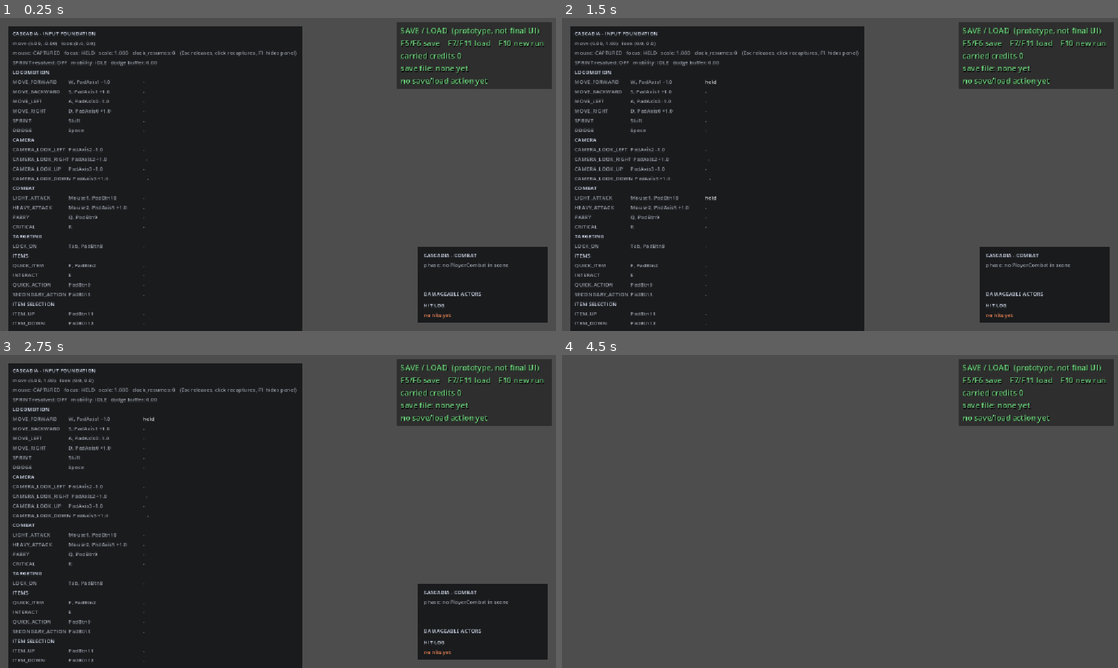
Above: before the commit, frames 1-4 (two rows, left to right).
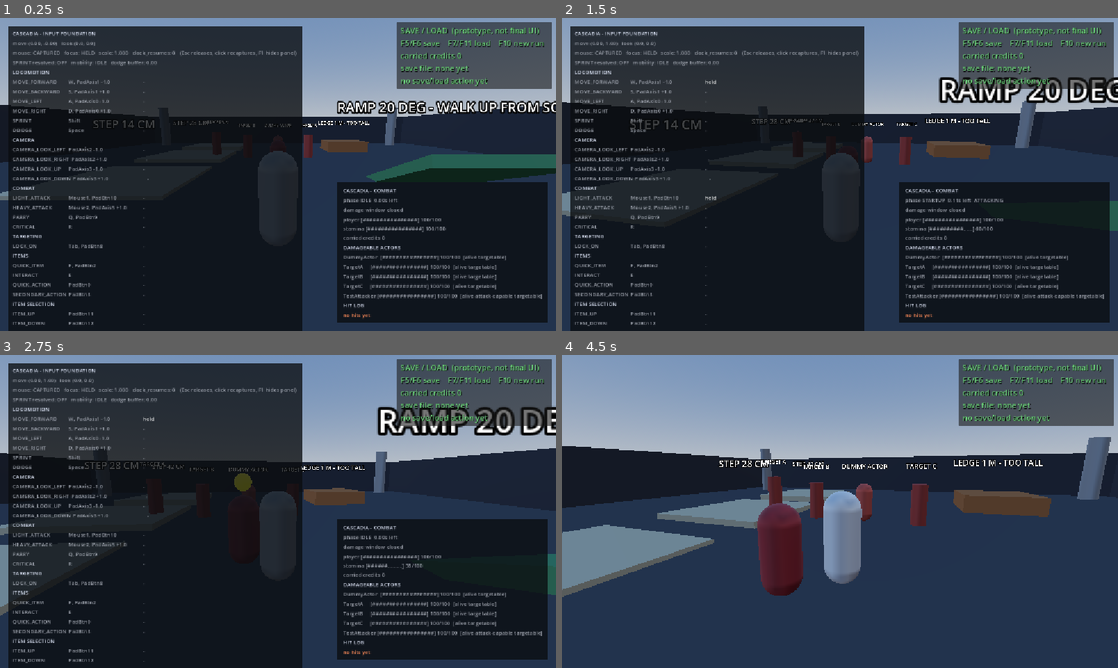
Above: after the commit, the same moments.

Repository: thom-baum/CascadiaPrototype2
Game: Godot game, scene res://main.tscn
The game is run twice, just before and just after one commit, with the same random seed, the same clock (stepped at 60 frames per second) and the same inputs.
Inputs (mouse positions are in pixels of both pictures, inside the frame that each line leads up to):
- Up to frame 1 (0.25 s): no input
- Up to frame 2 (1.5 s): tap Enter at 0.5 s; move the mouse to (867, 174) at 0.52 s; hold W (move_forward) from 0.53 s (still down); tap Space (dodge) at 0.6 s; click (867, 174) at 0.67 s; move the mouse to (812, 174) at 1.27 s; tap R (critical) at 1.35 s; click (812, 174) at 1.42 s
- Up to frame 3 (2.75 s): keep holding W (move_forward); tap Space (dodge) at 1.55, 2.1 s; move the mouse to (289, 505) at 2.02 s; click (289, 505) at 2.17 s
- Up to frame 4 (4.5 s): keep holding W (move_forward); move the mouse to (834, 517) at 2.77 s; right-click (834, 517) at 2.85 s; click (834, 517) at 2.92 s; tap Space (dodge) at 3.05, 3.8 s; move the mouse to (878, 514) at 3.52 s; tap E (interact) at 3.6 s; click (878, 514) at 3.67 s; tap F1 (toggle_debug_overlay) at 4.15 s; move the mouse to (795, 508) at 4.27 s; click (795, 508) at 4.35 s

The runs differ from the first frame. In frame 1, 52% of the frame differs, in the area x 0-100%, y 0-100%; in frame 2, 52%; in frame 3, 52%; in frame 4, 98%.

Commit message:
Fix empty main scene and mouse look consumed by the debug overlay

Diff:
--- a/main.tscn
+++ b/main.tscn
@@ -1,6 +1,7 @@
 [gd_scene format=3 uid="uid://bfbf3uq4w4kmk"]
 
 [ext_resource type="Script" uid="uid://camntx7bvwg6y" path="res://scripts/input/cascadia_input.gd" id="1_input"]
+[ext_resource type="PackedScene" uid="uid://df8ea1miy4a5l" path="res://scenes/test_environment.tscn" id="2_env"]
 [ext_resource type="Script" uid="uid://bil8eo050seek" path="res://scripts/diagnostics/input_debug_overlay.gd" id="3_overlay"]
 [ext_resource type="Script" uid="uid://be3ovofi6o707" path="res://scripts/diagnostics/hit_feedback_debug.gd" id="5_7mycd"]
 [ext_resource type="Script" uid="uid://dsl3ib46tw8o0" path="res://scripts/diagnostics/combat_debug_overlay.gd" id="5_lquwl"]
@@ -36,3 +37,5 @@
 
 [node name="SaveLoadControls" type="CanvasLayer" parent="." unique_id=1866228881]
 script = ExtResource("9_4c57u")
+
+[node name="TestEnvironment" parent="." unique_id=10485837 instance=ExtResource("2_env")]
--- /dev/null
+++ b/scenes/diagnostics/mouse_look_routing_probe_debug.tscn
@@ -0,0 +1,11 @@
+[gd_scene load_steps=3 format=3]
+
+[ext_resource type="PackedScene" path="res://main.tscn" id="1_main"]
+[ext_resource type="Script" path="res://scripts/diagnostics/mouse_look_routing_probe_debug.gd" id="2_probe"]
+
+[node name="MouseLookRoutingProbeRun" type="Node3D"]
+
+[node name="Main" parent="." instance=ExtResource("1_main")]
+
+[node name="Probe" type="Node3D" parent="."]
+script = ExtResource("2_probe")
--- a/scripts/diagnostics/input_debug_overlay.gd
+++ b/scripts/diagnostics/input_debug_overlay.gd
@@ -52,7 +52,10 @@
 		return
 
 	var move := input.get_move_vector()
-	var look := input.get_look_delta()
+	# `peek_look_delta()`, NOT `get_look_delta()`. This overlay is a CanvasLayer ordered BEFORE the
+	# world in `main.tscn`, so consuming the delta here made the DISPLAY the only consumer and the
+	# camera always read ZERO - mouse look was dead while movement, attacks and dodge all worked.
+	var look := input.peek_look_delta()
 	_header_move.text = "move (%.2f, %.2f)   look (%.1f, %.1f)" % [move.x, move.y, look.x, look.y]
 	# The LIVE engine state and the focus gate, side by side, so a focus change is readable while it
 	# happens instead of being inferred from the camera. `mouse_look_enabled` is still gameplay's
--- /dev/null
+++ b/scripts/diagnostics/mouse_look_routing_probe_debug.gd
@@ -0,0 +1,252 @@
+class_name MouseLookRoutingProbeDebug
+extends Node3D
+## TEMPORARY DIAGNOSTIC. Answers ONE question: when injected mouse motion does not turn the camera,
+## does the motion fail to REACH the input layer, or does it arrive with nothing in it?
+##
+## WHY IT IS NEEDED. `focus_input_routing_probe_debug` reports its two look checks as FAILED with
+## "yaw changed 0.0000 deg" while every other check passes (movement, attacks, dodge, stamina all
+## work). The chain is:
+##
+##   InputEventMouseMotion -> [pipeline entry] -> _input -> [GUI] -> _unhandled_input
+##     -> CascadiaInput._mouse_look_accum -> _look_accum -> ThirdPersonCamera._process -> _yaw
+##
+## A single end-to-end yaw reading cannot say which link failed. This probe measures each link:
+##
+##   1. ARRIVAL   - this probe records `relative` on the motion event as the unhandled stage
+##                  delivers it. "The layer never saw it" and "the layer saw an EMPTY event" are
+##                  different defects with different owners, and this is the number that separates
+##                  them. The probe sees exactly the events the layer sees.
+##   2. DELIVERY  - the camera rig is silenced, motion is injected, and the layer's OWN accumulators
+##                  are read straight out. With nothing else consuming them, that IS what arrived.
+##   3. ACCUM     - the same delivery with `Input.use_accumulated_input` both ways, because a
+##                  synthetic event can be re-derived by the engine's accumulator.
+##   4. DIRECT    - the layer's `_unhandled_input` is called straight with a real motion event,
+##                  bypassing the engine's pipeline. This is the CONTROL: it proves whether the
+##                  layer's own logic works when it is handed a non-empty event.
+##   5. END-TO-END- with the rig processing again, does injected motion turn the camera?
+##
+## `_mouse_look_accum` is read RAW as well as through `get_look_delta()`: the accessor CONSUMES the
+## delta, so reading it twice would report a false zero the second time.
+##
+## Nothing here is production code and it changes no gameplay value. `use_accumulated_input` and the
+## rig's process mode are both restored before the run ends.
+
+const TAG := "[MLOOK]"
+const REPORT_PATH := "res://_mouse_look_report.txt"
+
+## The injected motion, in pixel-equivalent units. Same magnitude the focus probe uses.
+const MOTION := Vector2(240.0, 0.0)
+const FIXED_POSITION := Vector2(640.0, 360.0)
+
+## Named `_layer`, not `_input`: `_input` is the engine's own input callback and declaring a variable
+## with that name is a parse error.
+var _layer: CascadiaInput
+var _rig: Node
+var _lines: PackedStringArray = []
+var _failures: PackedStringArray = []
+
+## What the unhandled stage actually delivered, as this probe saw it. `_arrived_relative` is the
+## decisive number: a non-empty event that the layer ignores is a layer bug, an EMPTY event is a
+## delivery fact the layer can do nothing about.
+var _arrived_count := 0
+var _arrived_relative := Vector2.ZERO
+var _arrived_position := Vector2.ZERO
+
+
+func _input(event: InputEvent) -> void:
+	if event is InputEventMouseMotion:
+		var motion := event as InputEventMouseMotion
+		_arrived_count += 1
+		_arrived_relative = motion.relative
+		_arrived_position = motion.position
+
+
+func _unhandled_input(event: InputEvent) -> void:
+	if event is InputEventMouseMotion:
+		var motion := event as InputEventMouseMotion
+		_arrived_count += 1
+		_arrived_relative = motion.relative
+		_arrived_position = motion.position
+
+
+func _ready() -> void:
+	_run()
+
+
+func _run() -> void:
+	await _frames(6)
+	if not _resolve():
+		_report()
+		return
+
+	_say("%s === mouse motion: delivered-but-empty, or never delivered? ===" % TAG)
+	_say("%s baseline: input_active=%s mouse_mode=%d look_intent=%s ticks=%d accumulated=%s"
+		% [TAG, str(_layer.is_input_active()), Input.mouse_mode,
+			str(_layer.mouse_look_enabled), int(_layer.process_ticks),
+			str(Input.use_accumulated_input)])
+
+	# Nothing else may spend the delta while delivery is being measured.
+	var was_processing := _rig.can_process()
+	_rig.set_process(false)
+
+	await _stage_delivery("accumulated ON (default)", FIXED_POSITION, false, null)
+	await _stage_delivery("accumulated ON (default)", _center() + MOTION, false, null)
+
+	Input.use_accumulated_input = false
+	await _stage_delivery("accumulated OFF", FIXED_POSITION, false, null)
+	await _stage_delivery("accumulated OFF", _center() + MOTION, false, null)
+	await _stage_delivery("accumulated OFF, push_input", _center() + MOTION, true, null)
+	Input.use_accumulated_input = true
+
+	# THE CONTROL. Hand the layer a real, non-empty motion event with no pipeline in between.
+	await _stage_delivery("DIRECT call into the layer (control)", _center(), false, MOTION)
+
+	_rig.set_process(was_processing)
+	await _stage_end_to_end()
+
+	_report()
+
+
+## ARRIVAL + DELIVERY for one entry point. `direct_relative` non-null means "call the layer's own
+## `_unhandled_input` directly with this relative value", bypassing the engine pipeline entirely.
+func _stage_delivery(label: String, position: Vector2, use_push: bool, direct_relative: Variant) -> void:
+	_clear_accumulators()
+	_arrived_count = 0
+	_arrived_relative = Vector2.ZERO
+	var before_ticks := int(_layer.process_ticks)
+
+	if direct_relative != null:
+		var direct := InputEventMouseMotion.new()
+		direct.relative = direct_relative
+		direct.position = position
+		direct.global_position = position
+		_layer.call("_unhandled_input", direct)
+		await _frames(1)
+	else:
+		_inject(MOTION, position, use_push)
+		Input.flush_buffered_events()
+		await _frames(2)
+
+	var raw_mouse: Vector2 = _layer.get("_mouse_look_accum")
+	var raw_look: Vector2 = _layer.get("_look_accum")
+	var via_accessor := _layer.get_look_delta()
+	var advanced := int(_layer.process_ticks) - before_ticks
+
+	_say("%s --- %s (position %s) ---" % [TAG, label, str(position)])
+	_say("%s   ARRIVAL: count=%d relative=%s position=%s"
+		% [TAG, _arrived_count, str(_arrived_relative), str(_arrived_position)])
+	_say("%s   LAYER: raw_mouse=%s raw_look=%s accessor=%s ; frames=%d ; active=%s intent=%s"
+		% [TAG, str(raw_mouse), str(raw_look), str(via_accessor), advanced,
+			str(_layer.is_input_active()), str(_layer.mouse_look_enabled)])
+
+	if _arrived_count == 0 and direct_relative == null:
+		_say("%s   -> the event NEVER entered the pipeline" % TAG)
+	elif _arrived_relative.length() < 0.0001 and direct_relative == null:
+		_say("%s   -> the event ARRIVED EMPTY: the pipeline delivered relative=(0,0)" % TAG)
+	else:
+		_say("%s   -> the event arrived with real motion" % TAG)
+
+	var received := raw_mouse.length() + raw_look.length() + via_accessor.length()
+	_check(received > 0.0001,
+		"DELIVERY (%s): the layer RECEIVED the injected motion (raw %s / %s, accessor %s)"
+		% [label, str(raw_mouse), str(raw_look), str(via_accessor)])
+
+
+## The real path, rig processing again: does injected motion turn the camera?
+func _stage_end_to_end() -> void:
+	_clear_accumulators()
+	var before := _rig_yaw()
+	_inject(MOTION, _center() + MOTION, false)
+	await _frames(4)
+	var turned: float = absf(_rig_yaw() - before)
+	_say("%s --- END TO END: injected motion with the rig processing ---" % TAG)
+	_say("%s   camera turned %.4f deg" % [TAG, turned])
+	_check(turned > 0.0001,
+		"END TO END: the camera TURNS for injected motion (%.4f deg)" % turned)
+
+
+## Drain both accumulators so each stage starts from a known zero. `get_look_delta()` is the only
+## accessor that consumes, so it is the one used here.
+func _clear_accumulators() -> void:
+	_layer.get_look_delta()
+
+
+func _inject(relative: Vector2, position: Vector2, use_push: bool) -> void:
+	var event := InputEventMouseMotion.new()
+	event.relative = relative
+	event.position = position
+	event.global_position = position
+	if use_push:
+		get_viewport().push_input(event)
+	else:
+		Input.parse_input_event(event)
+
+
+func _center() -> Vector2:
+	return get_viewport().get_visible_rect().size * 0.5
+
+
+func _resolve() -> bool:
+	_layer = get_tree().get_first_node_in_group(CascadiaInput.ACTION_GROUP) as CascadiaInput
+	if _layer == null:
+		_fail("no CascadiaInput in the tree")
+		return false
+	_rig = _find_camera_rig()
+	if _rig == null:
+		_fail("no camera rig with current_yaw_degrees in the tree")
+		return false
+	return true
+
+
+func _find_camera_rig() -> Node:
+	var camera := get_viewport().get_camera_3d()
+	if camera == null:
+		return null
+	var node: Node = camera
+	while node != null:
+		if node.has_method("current_yaw_degrees"):
+			return node
+		node = node.get_parent()
+	return null
+
+
+func _rig_yaw() -> float:
+	if _rig == null:
+		return 0.0
+	return float(_rig.call("current_yaw_degrees"))
+
+
+# --- Reporting ----------------------------------------------------------------------
+
+func _frames(count: int) -> void:
+	for i in range(count):
+		await get_tree().process_frame
+
+
+func _say(line: String) -> void:
+	print(line)
+	_lines.append(line)
+
+
+func _check(condition: bool, message: String) -> void:
+	if condition:
+		_say("%s   PASS  %s" % [TAG, message])
+		return
+	_fail(message)
+
+
+func _fail(message: String) -> void:
+	_failures.append(message)
+	_say("%s   FAIL  %s" % [TAG, message])
+
+
+func _report() -> void:
+	_say("%s --- summary ---" % TAG)
+	if _failures.is_empty():
+		_say("%s RESULT: ALL CHECKS PASSED" % TAG)
+	else:
+		_say("%s RESULT: %d FAILED -> %s" % [TAG, _failures.size(), str(_failures)])
+	var file := FileAccess.open(REPORT_PATH, FileAccess.WRITE)
+	if file != null:
+		file.store_string("\n".join(_lines) + "\n")
+		file.close()
--- a/scripts/input/cascadia_input.gd
+++ b/scripts/input/cascadia_input.gd
@@ -296,6 +296,24 @@
 	var delta := _look_accum
 	_look_accum = Vector2.ZERO
 	return delta
+
+
+## The look delta WITHOUT consuming it, for a display-only reader.
+##
+## WHY THIS EXISTS - the defect it fixes, and it was a real one. `get_look_delta()` deliberately
+## CONSUMES the delta so that exactly ONE gameplay consumer per frame can spend it. A diagnostic that
+## calls it is therefore not a passive reader at all: it BECOMES the consumer, and whoever runs later
+## in the frame reads ZERO. MEASURED: `InputDebugOverlay` is a CanvasLayer sibling ordered BEFORE the
+## world in `main.tscn`, so its per-frame display read consumed the motion every single frame and
+## `ThirdPersonCamera` never turned - mouse look was dead while movement, attacks and dodge all worked.
+##
+## Read-only by contract: this may be used to DISPLAY the pending delta and must never be used to move
+## anything, because two readers of the same unconsumed value is exactly the ambiguity the consuming
+## accessor exists to prevent.
+func peek_look_delta() -> Vector2:
+	if not is_input_active():
+		return Vector2.ZERO
+	return _look_accum
 
 
 ## Resolved sprint state: keyboard sprint key OR controller Circle hold.
Not shown, changed: _focus_probe_report.txt
Not shown, added: _mouse_look_report.txt
Not shown, added: scripts/diagnostics/mouse_look_routing_probe_debug.gd.uid
Not shown, changed: .summer/plans/CASCADIA_MILESTONE_ROADMAP.md
Not shown, changed: CASCADIA_DELETION_MANIFEST.md
